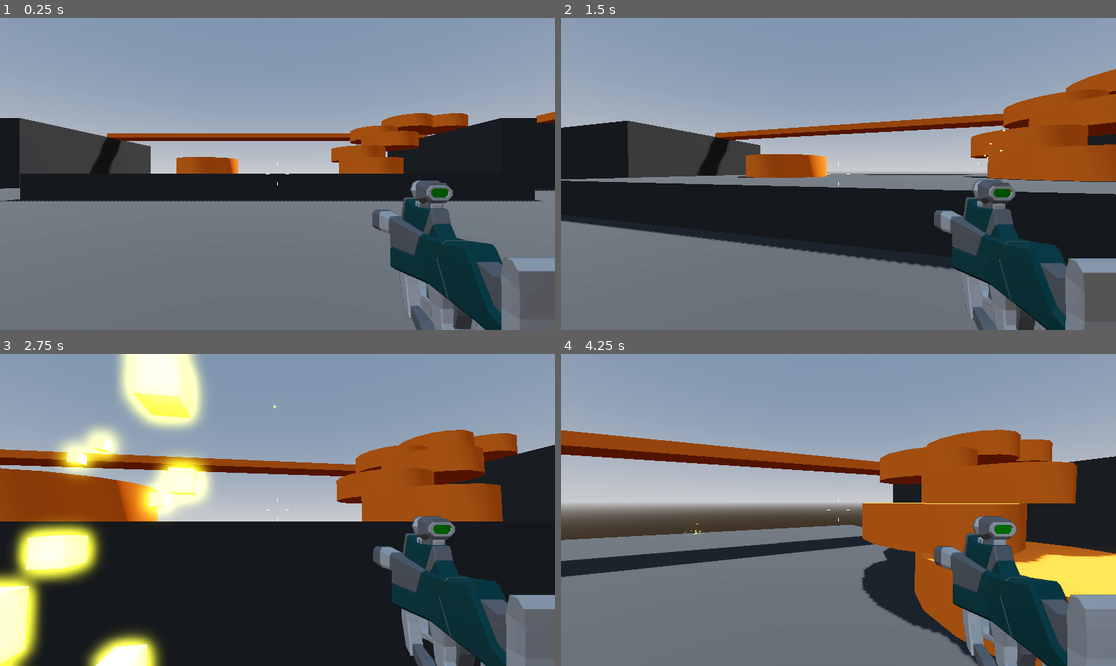
Above: before the commit, frames 1-4 (two rows, left to right).
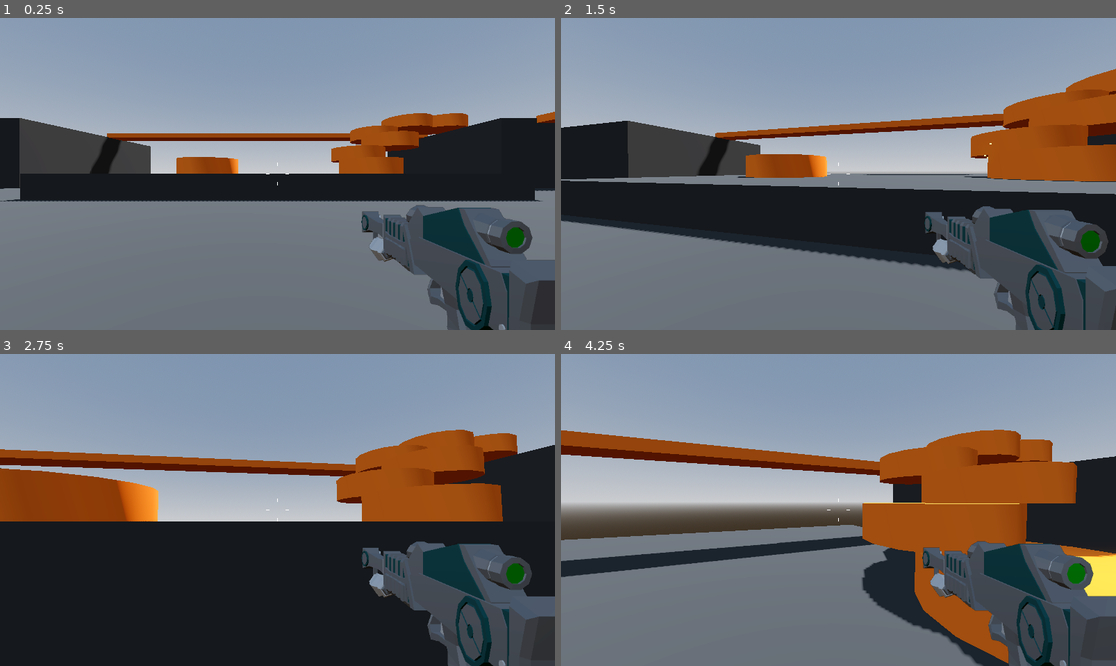
Above: after the commit, the same moments.

Repository: ivdobry/retro-fps
Game: Godot game, scene res://levels/sandbox.tscn
Two runs of this game, one before a commit and one after it. Both use one fixed random seed, a clock stepped at 60 frames per second and the inputs below.
Inputs (mouse positions are in pixels of both pictures, inside the frame that each line leads up to):
- Up to frame 1 (0.25 s): no input
- Up to frame 2 (1.5 s): tap Enter at 0.5 s; move the mouse to (866, 174) at 0.52 s; press the mouse at (866, 174) at 0.53 s; hold W (move_forward) from 0.53 s (still down); tap Space (jump) at 0.77 s; move the mouse to (810, 174) at 1.27 s; release the mouse at (810, 174) at 1.28 s; click (810, 174) at 1.35 s
- Up to frame 3 (2.75 s): keep holding W (move_forward); tap Space (jump) at 1.52 s; move the mouse to (288, 503) at 2.02 s; press the mouse at (288, 503) at 2.03 s
- Up to frame 4 (4.25 s): keep holding W (move_forward); move the mouse to (832, 516) at 2.77 s; release the mouse at (832, 516) at 2.78 s; click (832, 516) at 2.85 s; tap Space (jump) at 3.02, 3.77 s; move the mouse to (877, 513) at 3.52 s; press the mouse at (877, 513) at 3.53 s

The runs differ from the first frame. In frame 1, 8.6% of the frame differs, in the area x 65-100%, y 51-100%; in frame 2, 8.1%; in frame 3, 22%, in the area x 0-100%, y 0-100%; in frame 4, 9.1%.

Commit message:
Add rifle weapon.

Diff:
--- a/player/player.tscn
+++ b/player/player.tscn
@@ -3,13 +3,40 @@
 [ext_resource type="Script" uid="uid://cklxiqwf716dg" path="res://player/player.gd" id="1_oul6g"]
 [ext_resource type="Script" uid="uid://bk0tse02hou14" path="res://player/smooth_camera.gd" id="2_rkbax"]
 [ext_resource type="Script" uid="uid://f04ftp82gt3e" path="res://player/crosshair.gd" id="3_g1dw6"]
-[ext_resource type="PackedScene" uid="uid://dd7kjwt4tkceh" path="res://weapons/smg.tscn" id="3_yw30f"]
+[ext_resource type="PackedScene" uid="uid://b1mmhsd24ve1x" path="res://weapons/rifle.tscn" id="3_g6k8r"]
 [ext_resource type="Texture2D" uid="uid://y2cyb6dunggx" path="res://player/damage.png" id="5_qjkh3"]
 [ext_resource type="PackedScene" uid="uid://iwps66b5ivbb" path="res://player/game_over_menu.tscn" id="6_g6k8r"]
 
 [sub_resource type="CapsuleMesh" id="CapsuleMesh_kqu6x"]
 
 [sub_resource type="CapsuleShape3D" id="CapsuleShape3D_oul6g"]
+
+[sub_resource type="Animation" id="Animation_g6k8r"]
+length = 0.001
+tracks/0/type = "value"
+tracks/0/imported = false
+tracks/0/enabled = true
+tracks/0/path = NodePath(".:scale")
+tracks/0/interp = 1
+tracks/0/loop_wrap = true
+tracks/0/keys = {
+"times": PackedFloat32Array(0),
+"transitions": PackedFloat32Array(1),
+"update": 0,
+"values": [Vector2(1, 1)]
+}
+tracks/1/type = "value"
+tracks/1/imported = false
+tracks/1/enabled = true
+tracks/1/path = NodePath(".:modulate")
+tracks/1/interp = 1
+tracks/1/loop_wrap = true
+tracks/1/keys = {
+"times": PackedFloat32Array(0),
+"transitions": PackedFloat32Array(1),
+"update": 0,
+"values": [Color(1, 1, 1, 0)]
+}
 
 [sub_resource type="Animation" id="Animation_qjkh3"]
 resource_name = "damage"
@@ -39,33 +66,6 @@
 "values": [Color(1, 1, 1, 1), Color(1, 1, 1, 0)]
 }
 
-[sub_resource type="Animation" id="Animation_g6k8r"]
-length = 0.001
-tracks/0/type = "value"
-tracks/0/imported = false
-tracks/0/enabled = true
-tracks/0/path = NodePath(".:scale")
-tracks/0/interp = 1
-tracks/0/loop_wrap = true
-tracks/0/keys = {
-"times": PackedFloat32Array(0),
-"transitions": PackedFloat32Array(1),
-"update": 0,
-"values": [Vector2(1, 1)]
-}
-tracks/1/type = "value"
-tracks/1/imported = false
-tracks/1/enabled = true
-tracks/1/path = NodePath(".:modulate")
-tracks/1/interp = 1
-tracks/1/loop_wrap = true
-tracks/1/keys = {
-"times": PackedFloat32Array(0),
-"transitions": PackedFloat32Array(1),
-"update": 0,
-"values": [Color(1, 1, 1, 0)]
-}
-
 [sub_resource type="AnimationLibrary" id="AnimationLibrary_boad6"]
 _data = {
 &"RESET": SubResource("Animation_g6k8r"),
@@ -89,10 +89,10 @@
 cull_mask = 1048573
 script = ExtResource("2_rkbax")
 
-[node name="SMG" parent="CameraPivot/SmoothCamera" instance=ExtResource("3_yw30f")]
-
 [node name="RemoteTransform3D" type="RemoteTransform3D" parent="CameraPivot/SmoothCamera"]
 remote_path = NodePath("../../../SubViewportContainer/SubViewport/WeaponCamera")
+
+[node name="Rifle" parent="CameraPivot/SmoothCamera" instance=ExtResource("3_g6k8r")]
 
 [node name="SubViewportContainer" type="SubViewportContainer" parent="."]
 anchors_preset = 15
--- a/weapons/hitscan_weapon.gd
+++ b/weapons/hitscan_weapon.gd
@@ -6,6 +6,7 @@
 @export var weapon_mesh: Node3D
 @export var muzzle_flash: GPUParticles3D
 @export var sparks: PackedScene
+@export var automatic: bool
 
 @onready var cooldown_timer: Timer = $CooldownTimer
 @onready var weapon_position: Vector3 = weapon_mesh.position
@@ -13,9 +14,14 @@
 
 # Called every frame. 'delta' is the elapsed time since the previous frame.
 func _process(delta: float) -> void:
-	if Input.is_action_pressed("fire"):
-		if cooldown_timer.is_stopped():
-			shoot()
+	if automatic:
+		if Input.is_action_pressed("fire"):
+			if cooldown_timer.is_stopped():
+				shoot()
+	else:
+		if Input.is_action_just_pressed("fire"):
+			if cooldown_timer.is_stopped():
+				shoot()
 
 	weapon_mesh.position = weapon_mesh.position.lerp(weapon_position, delta * 10.0)
 
--- /dev/null
+++ b/weapons/rifle.tscn
@@ -0,0 +1,86 @@
+[gd_scene load_steps=8 format=3 uid="uid://b1mmhsd24ve1x"]
+
+[ext_resource type="PackedScene" uid="uid://k63k22csi4q0" path="res://weapons/hitscan_weapon.tscn" id="1_0p17f"]
+[ext_resource type="PackedScene" uid="uid://dq03eag6svmmt" path="res://weapons/Rifle.glb" id="2_0p17f"]
+
+[sub_resource type="StandardMaterial3D" id="StandardMaterial3D_6vhuu"]
+emission_enabled = true
+emission = Color(1, 1, 1, 1)
+emission_energy_multiplier = 3.0
+
+[sub_resource type="Curve" id="Curve_6vhuu"]
+_data = [Vector2(0, 1), 0.0, 0.0, 0, 0, Vector2(1, 0), 0.0, 0.0, 0, 0]
+point_count = 2
+
+[sub_resource type="CurveTexture" id="CurveTexture_10eae"]
+curve = SubResource("Curve_6vhuu")
+
+[sub_resource type="ParticleProcessMaterial" id="ParticleProcessMaterial_78b3n"]
+direction = Vector3(0, 0, -1)
+spread = 8.0
+initial_velocity_min = 6.0
+initial_velocity_max = 8.0
+gravity = Vector3(0, 0, 0)
+scale_curve = SubResource("CurveTexture_10eae")
+
+[sub_resource type="BoxMesh" id="BoxMesh_63o05"]
+size = Vector3(0.1, 0.1, 0.1)
+
+[node name="Rifle" node_paths=PackedStringArray("weapon_mesh", "muzzle_flash") instance=ExtResource("1_0p17f")]
+fire_rate = 8
+weapon_damage = 70
+recoil = 0.3
+weapon_mesh = NodePath("Rifle")
+muzzle_flash = NodePath("MuzzleFlash")
+
+[node name="MuzzleFlash" type="GPUParticles3D" parent="." index="2"]
+transform = Transform3D(1, 0, 0, 0, 1, 0, 0, 0, 1, 0.7, -0.3, -3.2)
+layers = 2
+material_override = SubResource("StandardMaterial3D_6vhuu")
+cast_shadow = 0
+emitting = false
+lifetime = 0.06999999999999999
+one_shot = true
+explosiveness = 1.0
+fixed_fps = 60
+local_coords = true
+process_material = SubResource("ParticleProcessMaterial_78b3n")
+draw_pass_1 = SubResource("BoxMesh_63o05")
+
+[node name="Rifle" parent="." index="3" instance=ExtResource("2_0p17f")]
+transform = Transform3D(1, 0, 0, 0, 1, 0, 0, 0, 1, 0.7, -0.35, -1.8)
+
+[node name="Part_104" parent="Rifle" index="0"]
+layers = 2
+
+[node name="Gun butt_018" parent="Rifle" index="1"]
+layers = 2
+
+[node name="Part_106" parent="Rifle" index="2"]
+layers = 2
+
+[node name="Grip_027" parent="Rifle" index="3"]
+layers = 2
+
+[node name="Part_108" parent="Rifle" index="4"]
+layers = 2
+
+[node name="Scope_022" parent="Rifle" index="5"]
+layers = 2
+
+[node name="Scope_023" parent="Rifle" index="6"]
+layers = 2
+
+[node name="Extra accessories_008" parent="Rifle" index="7"]
+layers = 2
+
+[node name="Part_112" parent="Rifle" index="8"]
+layers = 2
+
+[node name="Part_113" parent="Rifle" index="9"]
+layers = 2
+
+[node name="Muzzle breaks" parent="Rifle" index="10"]
+layers = 2
+
+[editable path="Rifle"]
--- a/weapons/smg.tscn
+++ b/weapons/smg.tscn
@@ -26,9 +26,10 @@
 [sub_resource type="BoxMesh" id="BoxMesh_63o05"]
 size = Vector3(0.1, 0.1, 0.1)
 
-[node name="SMG" node_paths=PackedStringArray("weapon_mesh", "muzzle_flash") instance=ExtResource("1_n4llf")]
+[node name="SMG2" node_paths=PackedStringArray("weapon_mesh", "muzzle_flash") instance=ExtResource("1_n4llf")]
 weapon_mesh = NodePath("SMG")
 muzzle_flash = NodePath("MuzzleFlash")
+automatic = true
 
 [node name="SMG" parent="." index="1" instance=ExtResource("2_6vhuu")]
 transform = Transform3D(1, 0, 0, 0, 1, 0, 0, 0, 1, 0.7, -0.35, -1.8)
Binary file added: weapons/Rifle.glb
Not shown, added: weapons/Rifle.glb.import
Binary file added: weapons/Rifle_Palette-Colour.png
Not shown, added: weapons/Rifle_Palette-Colour.png.import
